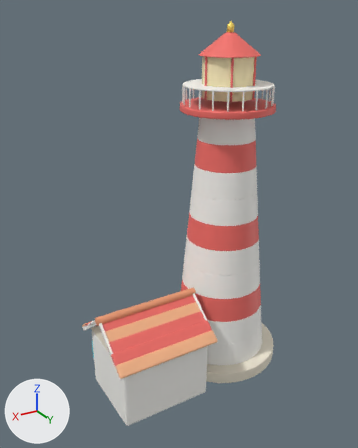
A saved change to the Blender file source-art/bayview/lighthouse.blend.
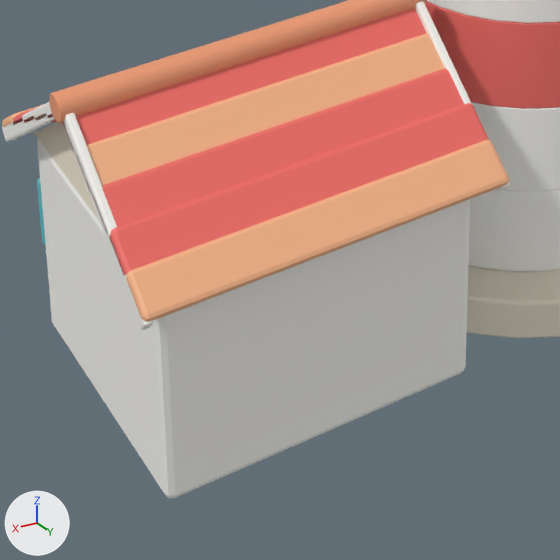
Each version is shown whole from a 50 mm camera at (13.18, 17.83, 16.67) aimed at (2.48, -0.01, 7.75), then close up on the part from 23% to 65% of the width and 65% to 99% of the height. The lights are fixed; the arrows at lower left show +X, +Y and +Z. The last two pictures show the newer version.

Objects in the first close-up: 'Visual'.
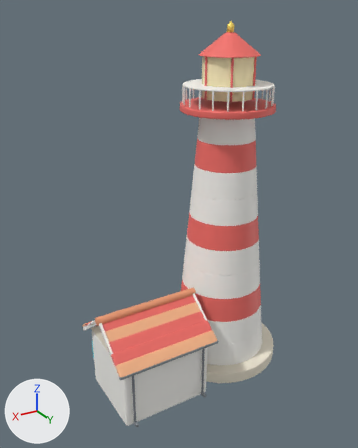
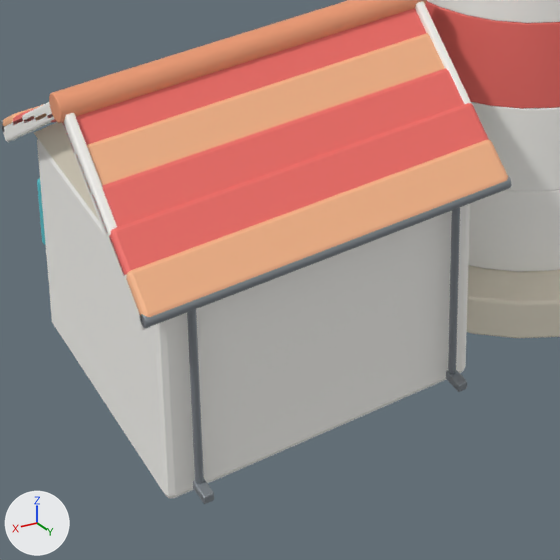
Pixel boxes (x1, y1, x2, y2) of what changed, in the close-ups (560 x 560 px):
'Visual', reshaped
    before: (2, 0, 560, 498)
    after: (1, 0, 560, 504)
part 1 of me_cone, added
    after: (446, 370, 467, 392)
part 2 of me_cone, added
    after: (193, 479, 214, 504)
part 3 of me_cone, added
    after: (448, 207, 460, 374)
part 4 of me_cone, added
    after: (187, 309, 204, 484)
part 5 of me_cone, built on
    before: (2, 1, 510, 330)
    after: (1, 1, 511, 330)

Edits to the bpy script that builds the scene:
```text
Add mat_metal:
    mat_metal = principled_material('Metal')
    mat_metal.base_color = (0.3, 0.33, 0.36)  # grey #959ba2
    mat_metal.metallic = 0.6
    mat_metal.roughness = 0.55
Add mat_black:
    mat_black = principled_material('Black')
    mat_black.base_color = (0.05, 0.05, 0.06)  # dark grey #3f3f45
    mat_black.roughness = 0.55
Change me_cone:
    used by ob_visual; location = (0.0, 0.0, 1.2)
    remove me_cone.from_pydata(...)  # 7644 vertices, 7092 faces; spans x -2.9..7.1, y -2.9..2.9, z -1.2..15.1
    add me_cone.from_pydata(...)  # 8324 vertices, 7736 faces; spans x -2.9..7.1, y -2.9..3.0, z -1.2..15.1
    me_cone part 1: the loose piece of 56 vertices spanning x 2.2..7.0, y 2.4..2.9, z 1.8..2.2 is copied, and the copy is scaled about its middle by (0.0248, 0.662, 0.0702), then moved by (-1.8, 0.1, -2.9), in mat_metal (grey #959ba2); it spans x 2.8..2.9, y 2.7..3.0, z -1.0..-0.9
    me_cone part 2: the loose piece of 56 vertices spanning x 2.2..7.0, y 2.4..2.9, z 1.8..2.2 is copied, and the copy is scaled about its middle by (0.0248, 0.662, 0.0702), then moved by (1.7, 0.1, -2.9), in mat_metal (grey #959ba2); it spans x 6.3..6.4, y 2.7..3.0, z -1.0..-0.9
    me_cone part 3: a new loose piece of 112 vertices spanning x 2.8..2.9, y 2.7..2.8, z -0.9..1.8, in mat_metal (grey #959ba2)
    me_cone part 4: a new loose piece of 112 vertices spanning x 6.3..6.4, y 2.7..2.8, z -0.9..1.8, in mat_metal (grey #959ba2)
    me_cone part 5
    81 faces are deleted
    11 vertices move within x 2.2..7.0, y -1.3..2.8, z 1.7..1.8
    282 vertices are added at x 2.2..7.0, y -1.4..3.0, z 0.0..1.9
    6 new vertices lie (0.0, 2.0, -1.6) away from vertices in x 2.2..7.0, y 0.9, z 3.4
    264 new faces join them, mat_metal (grey #959ba2)
    72 new faces join them, mat_whitetrim (white #fcfaf6)
    6 new faces join them, mat_black (dark grey #3f3f45)
    9 new faces join them, mat_tint_shutter (cyan #59c4ce)
    other edits to the shape of me_cone do not show in these pictures
    add me_cone.materials.append(mat_metal)  # grey #959ba2
    add me_cone.materials.append(mat_black)  # dark grey #3f3f45
```
